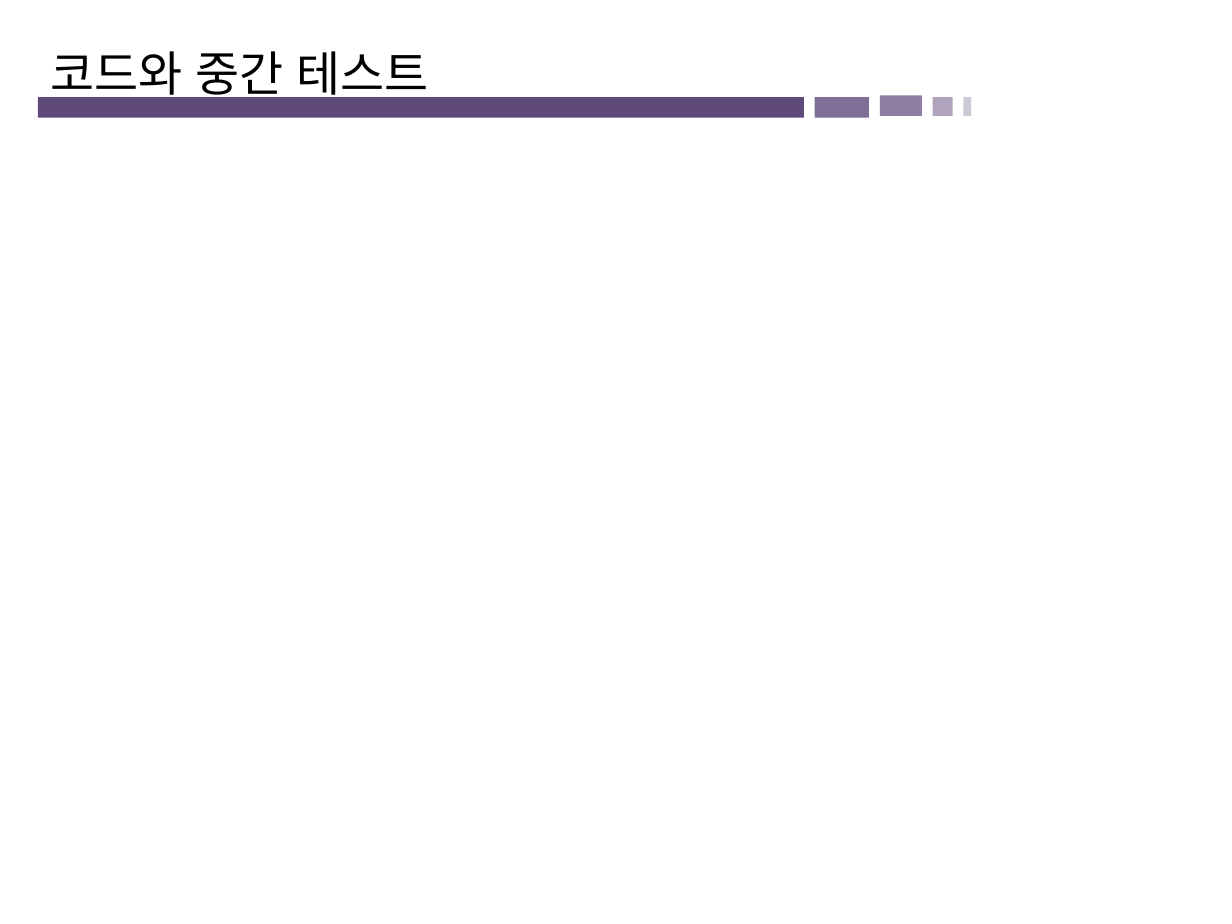
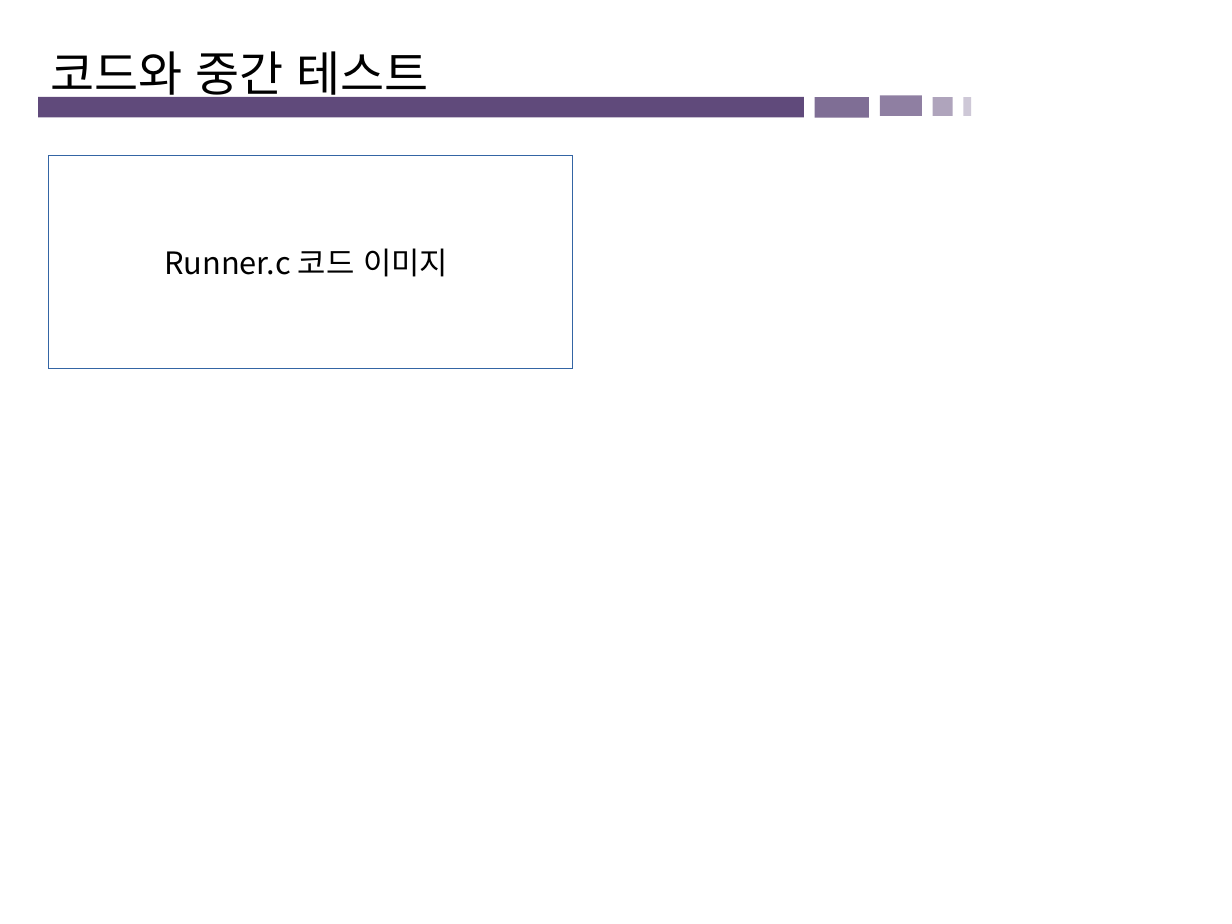
Before and after one commit to Brogi/TeamProject_Team5, a slide deck: slide 9 of Teamreport.odp. Drawn at 1232x924 pixels with LibreOffice and Linux fonts; fonts in the diff are those of the drawing. Boxes give left, top, right and bottom in pixels: in the first picture for what was removed or moved away, otherwise in the second. Text is boxed around its words. In the diff, an @@ line names an element or a change of style, - is before the commit and + after.

```diff
--- a/Teamreport.odp
+++ b/Teamreport.odp
@@ rectangle added at bbox=[48, 155, 572, 368], fill #FFFFFF, outline #3465A4 0 pt, 18 pt, text #000000 @@
+Runner.c 코드 이미지
```
Also in this commit, not shown: 2 other slides changed, 1 slide added.
